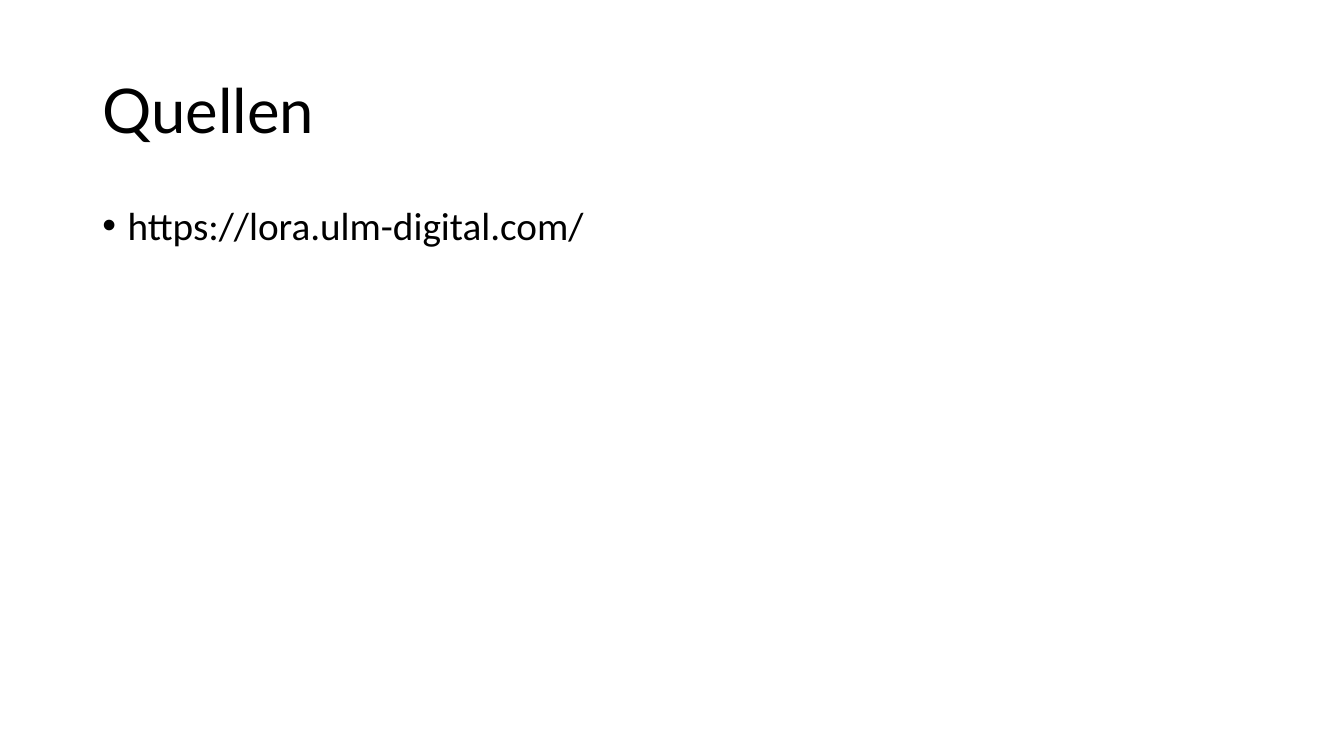
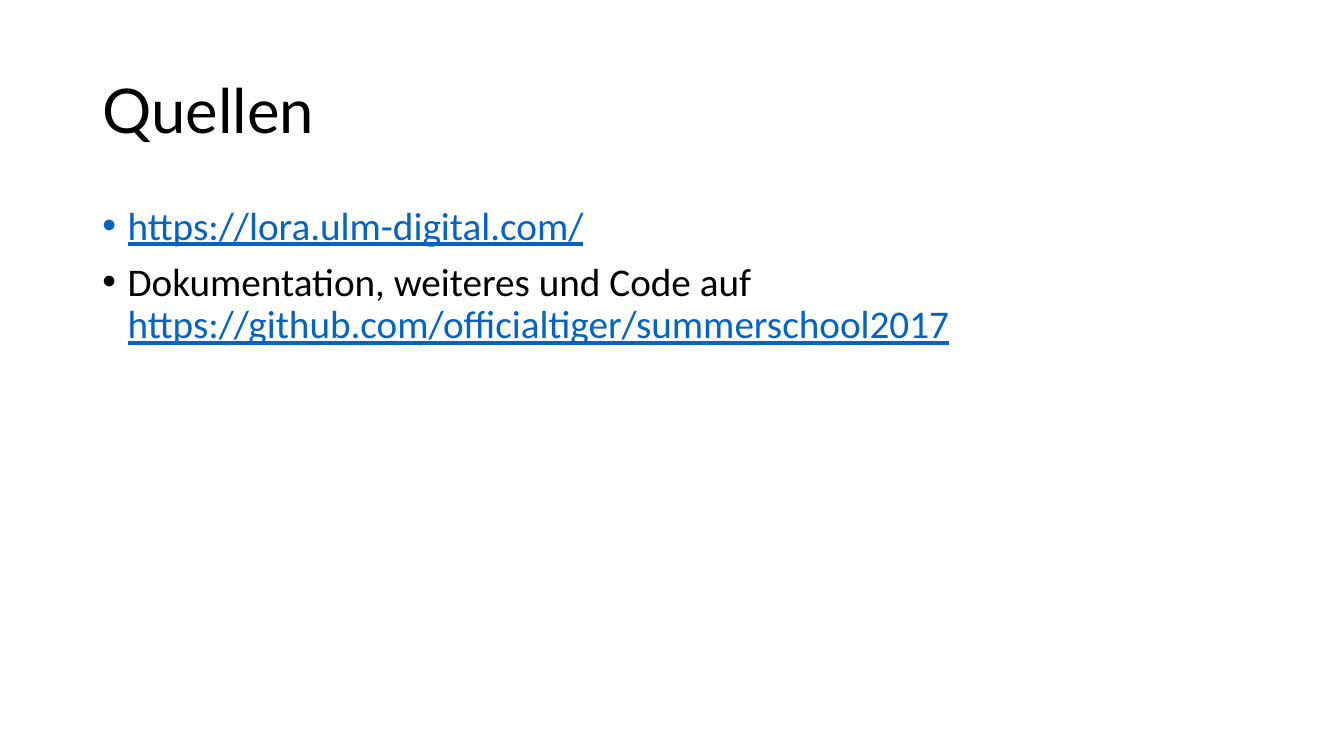
Before and after one commit to wh1tewid0w/summerschool2017, a slide deck: slide 15 of presentations/projectfinal-04-08-17.pptx (slide 12 before the commit). Drawn at 1344x756 pixels with LibreOffice and Linux fonts; fonts in the diff are those of the drawing; background and template pictures are left out. Boxes give left, top, right and bottom in pixels: in the first picture for what was removed or moved away, otherwise in the second. Text is boxed around its words. In the diff, an @@ line names an element or a change of style, - is before the commit and + after.

```diff
--- a/presentations/projectfinal-04-08-17.pptx
+++ b/presentations/projectfinal-04-08-17.pptx
@@ text at [128,212,584,247]: text colour #000000 to #0563C1, underline on in "https://lora.ulm-digital.com/" @@
@@ text at [128,268,949,345]: paragraph added @@
+• Dokumentation, weiteres und Code auf https://github.com/officialtiger/summerschool2017
```
Also in this commit, not shown: 1 other slide changed, 4 slides added, 2 slides removed.
